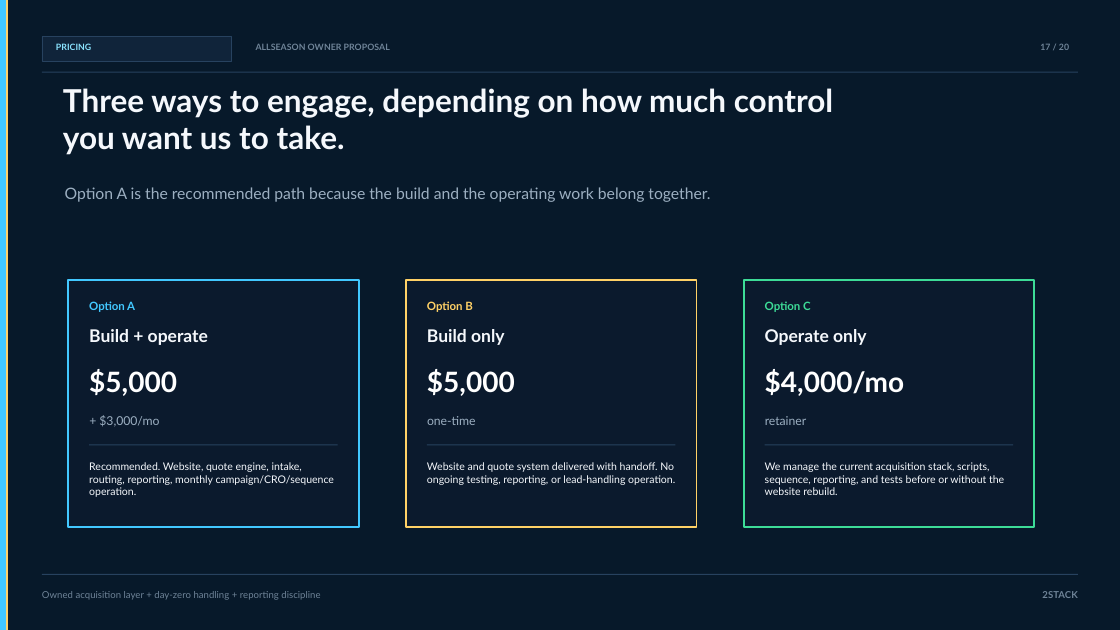
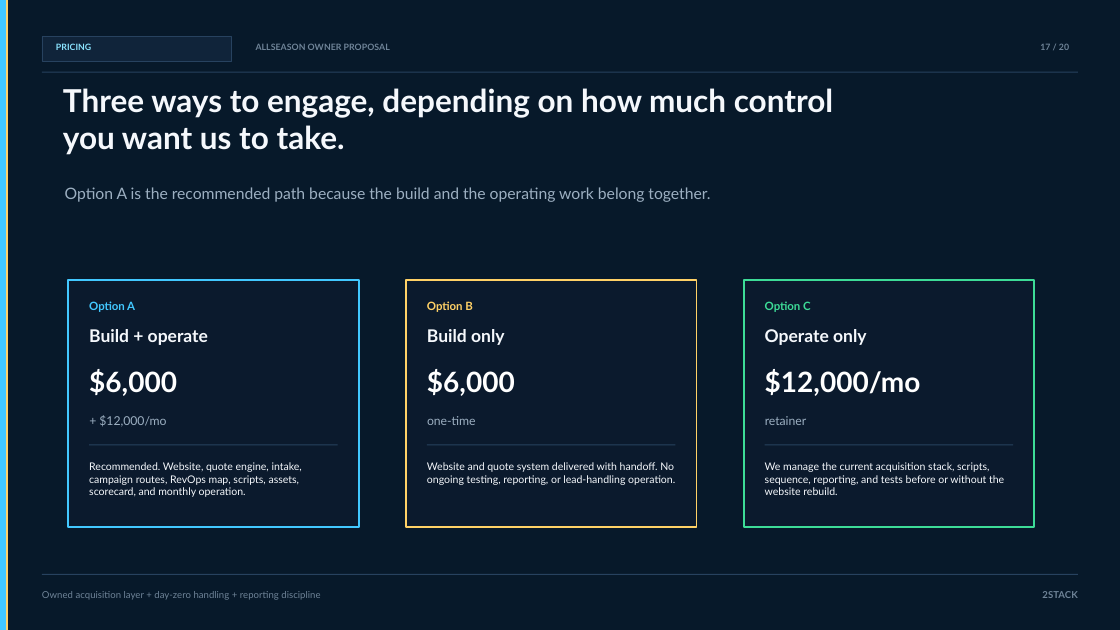
Before and after one commit to haikudetat-ctrl/all-season-webpage, a slide deck: slide 17 of OPTION_A_CLOSE_PACKAGE/export/allseason-owner-pitch-v3.pptx. Drawn at 1120x630 pixels with LibreOffice and Linux fonts; fonts in the diff are those of the drawing. Boxes give left, top, right and bottom in pixels: in the first picture for what was removed or moved away, otherwise in the second. Text is boxed around its words. In the diff, an @@ line names an element or a change of style, - is before the commit and + after.

```diff
--- a/OPTION_A_CLOSE_PACKAGE/export/allseason-owner-pitch-v3.pptx
+++ b/OPTION_A_CLOSE_PACKAGE/export/allseason-owner-pitch-v3.pptx
@@ text at [89, 369, 177, 396]: text changed @@
-$5,000
+$6,000
@@ text at [427, 369, 515, 396]: text changed @@
-$5,000
+$6,000
@@ text at [765, 369, 921, 396]: text changed @@
-$4,000/mo
+$12,000/mo
@@ text at [99, 415, 166, 427]: text changed @@
-+ $3,000/mo
++ $12,000/mo
@@ text at [89, 462, 302, 497]: text changed @@
-Recommended. Website, quote engine, intake, routing, reporting, monthly campaign/CRO/sequence operation.
+Recommended. Website, quote engine, intake, campaign routes, RevOps map, scripts, assets, scorecard, and monthly operation.
```
Also in this commit, not shown: 3 other slides changed, 9 other files.
